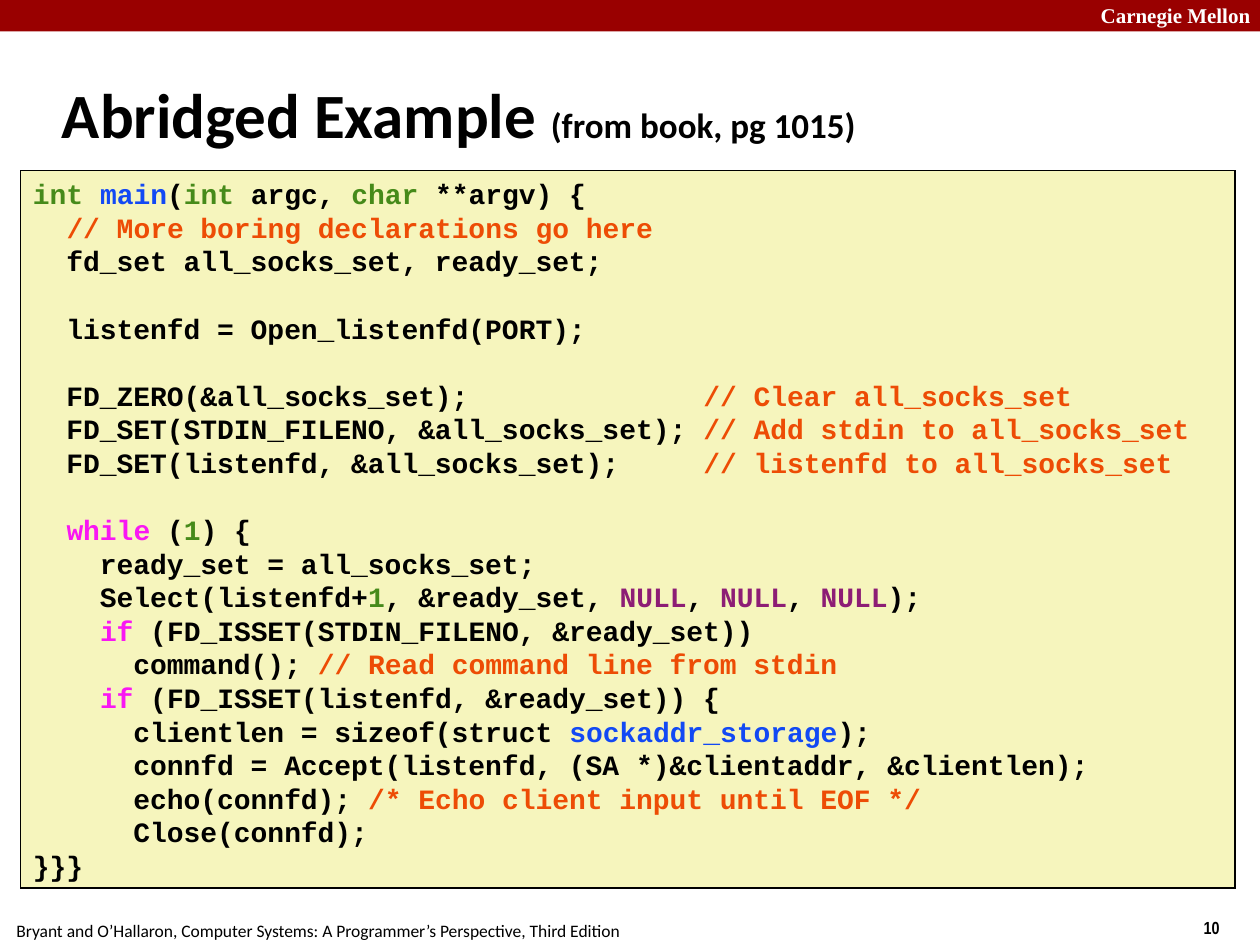
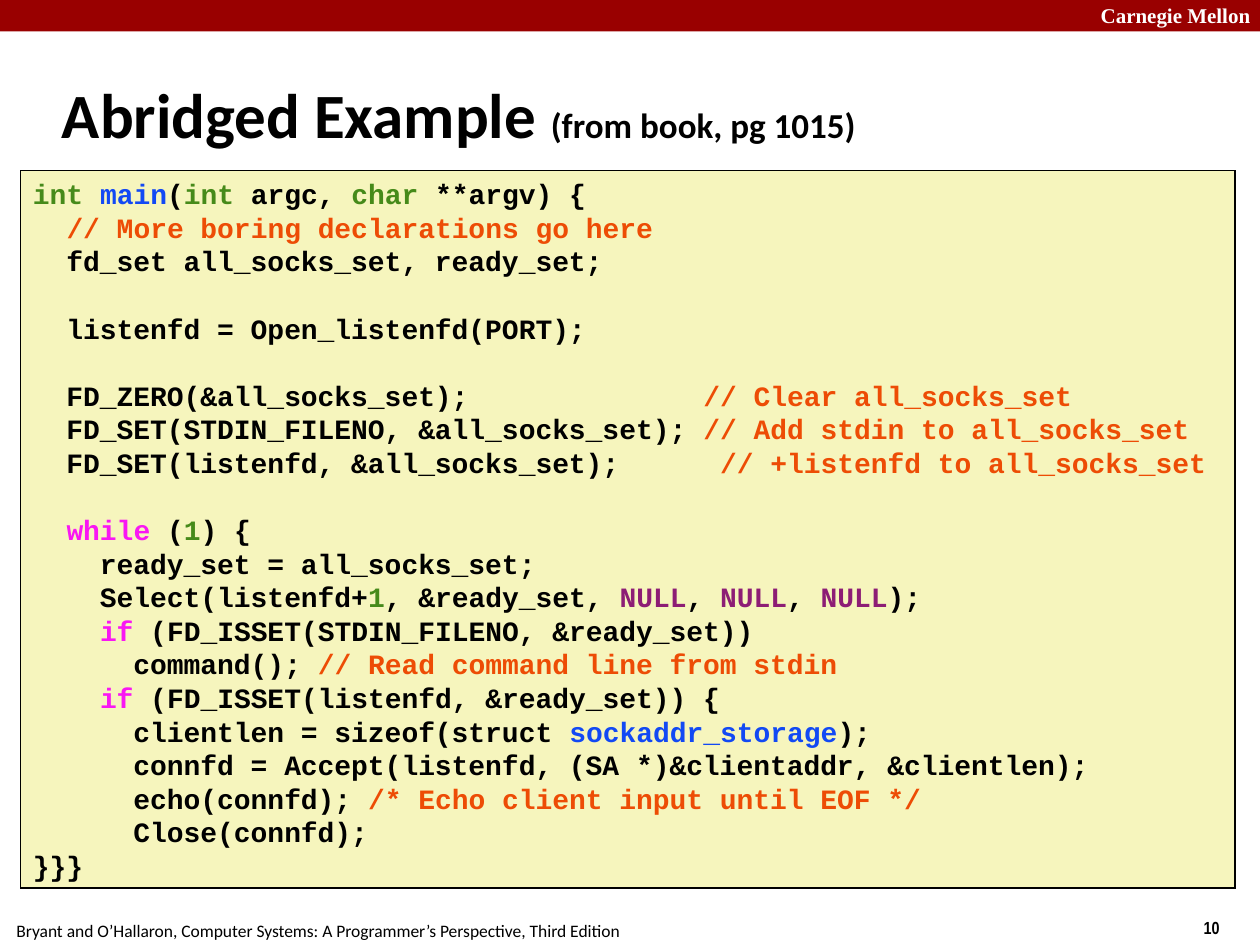
Before and after one commit to diku-compSys/compSys-e2021-pub, a slide deck: slide 10 of lectures/211122_performance/performance.odp. Drawn at 1260x945 pixels with LibreOffice and Linux fonts; fonts in the diff are those of the drawing. Boxes give left, top, right and bottom in pixels: in the first picture for what was removed or moved away, otherwise in the second. Text is boxed around its words. In the diff, an @@ line names an element or a change of style, - is before the commit and + after.

```diff
--- a/lectures/211122_performance/performance.odp
+++ b/lectures/211122_performance/performance.odp
@@ text in rectangle at (66,453,1206,479): text changed @@
-FD_SET(listenfd, &all_socks_set); // listenfd to all_socks_set
+FD_SET(listenfd, &all_socks_set); // +listenfd to all_socks_set
```
Also in this commit, not shown: 2 other slides changed, 18 slides added, 1 slide removed, 1 other file.
